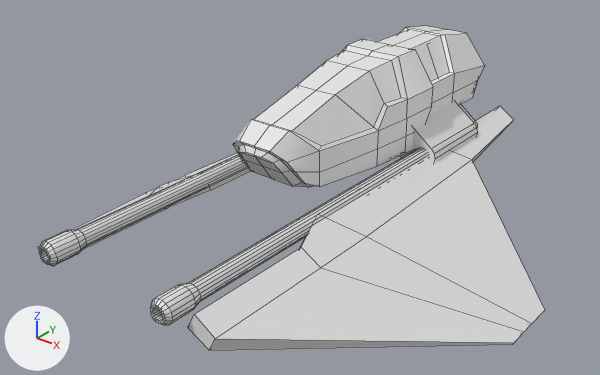
The FBX model Assets/Vehicles/ThetaFighter/Models/Fighter3.FBX, before and after one commit.
Both versions are drawn from a 50 mm lens placed at (6.85, -8.25, 4.53), pointed at (1.28, -1.29, 0.21). Arrows for +X, +Y and +Z are at lower left; the lights stay in place. Mesh edges are drawn as thin lines. Where no turn or scale is listed for an object, it has been applied to the vertices.

Script lines for the objects in view, before the commit:
```python
me_mesh = bpy.data.meshes.new('Mesh')
me_mesh.from_pydata(...)  # 731 vertices, 650 faces; spans x -2.82..2.82, y -4.34..2.15, z -1.51..0.78
ob_ship = bpy.data.objects.new('Ship', me_mesh)
ob_ship.location = (1.344, 0.0, 0.803)
```
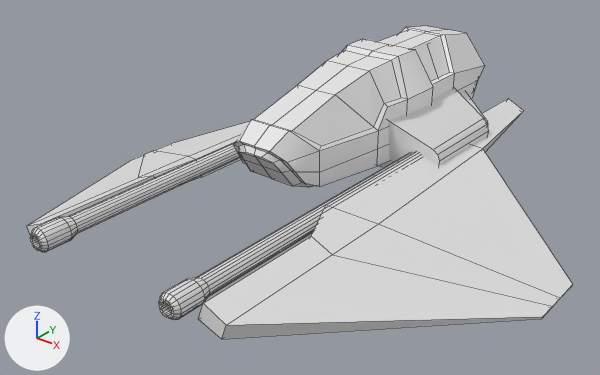
Where the change shows, as pixel boxes [x1, y1, x2, y2] in the pictures (600 x 375 px; the box of a moved part takes in the faces that stretch with it):
'Ship', reshaped (8% wider): before [38, 26, 545, 350]; after [27, 26, 573, 339]
part 1 of me_mesh, moved or reshaped: before [38, 153, 250, 248]; after [27, 121, 250, 234]
part 2 of me_mesh, moved or reshaped: before [39, 155, 248, 266]; after [30, 144, 240, 252]
part 3 of me_mesh, moved or reshaped: before [188, 106, 545, 350]; after [199, 98, 573, 339]
part 4 of me_mesh, moved or reshaped: before [150, 148, 428, 326]; after [159, 152, 419, 320]
part 5 of me_mesh, moved or reshaped: before [400, 101, 478, 161]; after [378, 88, 488, 168]

Patch to the scene script:
```diff
--- a/Assets/Vehicles/ThetaFighter/Models/Fighter3.FBX.py
+++ b/Assets/Vehicles/ThetaFighter/Models/Fighter3.FBX.py
@@ me_mesh @@
 # used by ob_ship; location = (1.344, 0.0, 0.803)
-me_mesh.from_pydata(...)  # 731 vertices, 650 faces; spans x -2.82..2.82, y -4.34..2.15, z -1.51..0.78
+me_mesh.from_pydata(...)  # 731 vertices, 650 faces; spans x -3.08..3.08, y -4.34..2.15, z -1.08..0.78
+# me_mesh part 1: the loose piece of 28 vertices spanning x -2.82..-0.72, y -4.11..2.09, z -1.51..-0.32 is turned 8.3 degrees about the y axis through its middle, then moved by (-0.18, 0.0, 0.28)
+# me_mesh part 2: the loose piece of 126 vertices spanning x -0.93..-0.67, y -4.34..0.23, z -0.52..-0.26 is turned 8.3 degrees about the y axis through its middle, then moved by (-0.12, 0.0, 0.11)
+# me_mesh part 3: the loose piece of 28 vertices spanning x 0.72..2.82, y -4.11..2.09, z -1.51..-0.32 is turned -8.3 degrees about the y axis through its middle, then moved by (0.18, 0.0, 0.28)
+# me_mesh part 4: the loose piece of 126 vertices spanning x 0.67..0.93, y -4.34..0.23, z -0.52..-0.26 is turned -8.3 degrees about the y axis through its middle, then moved by (0.12, 0.0, 0.11)
+# me_mesh part 5: 80 of 731 vertices moved; they spanned x -0.98..0.98, y 0.03..1.3, z -0.59..0.11 and now span x -1.21..1.21, y -0.56..1.41, z -0.55..0.3; mean shift (0.0, -0.17, 0.09); largest move (0.44, 0.03, 0.11) -> (0.41, -0.56, 0.29)
```
